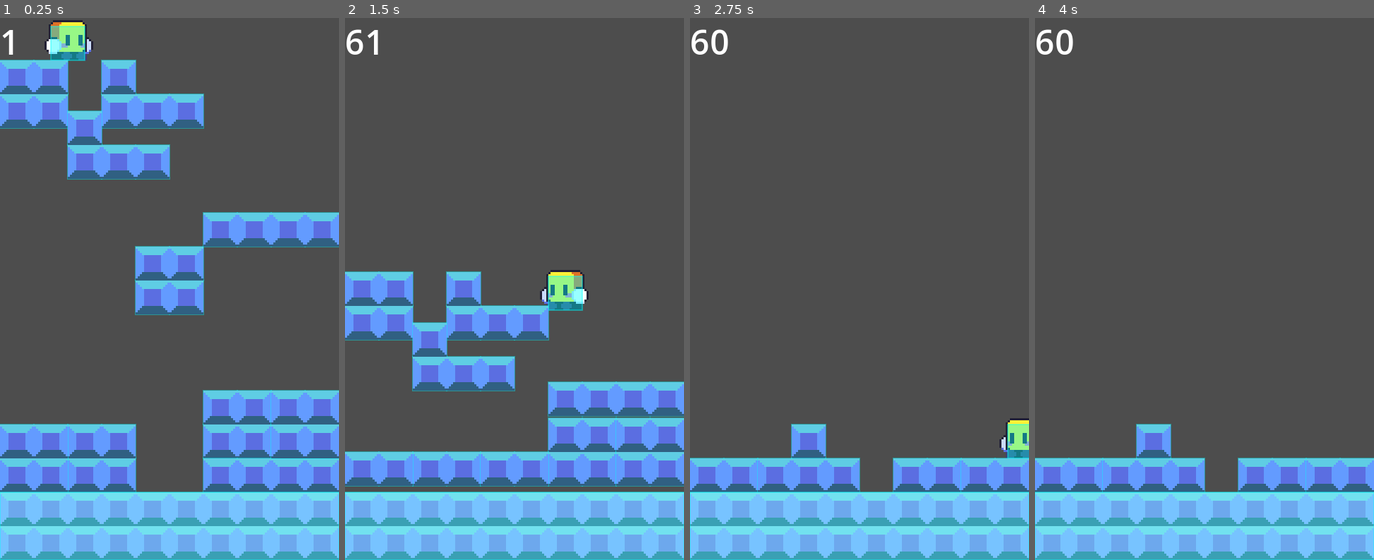
Above: before the commit, frames 1-4 (left to right).
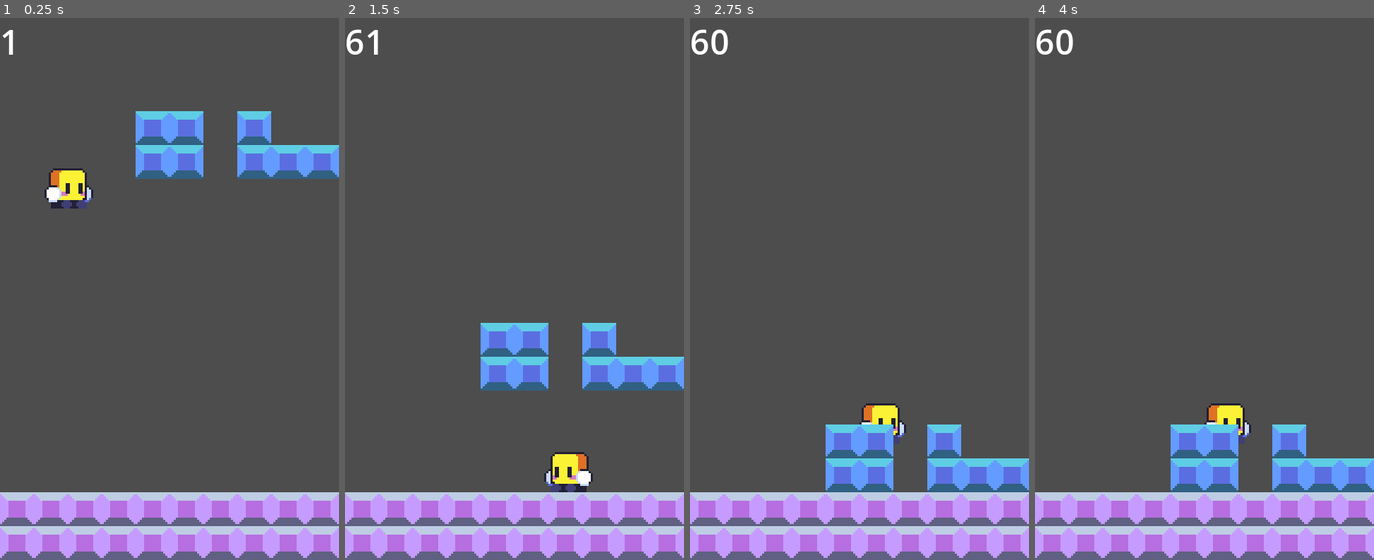
Above: after the commit, the same moments.

Repository: byd14/tetro
Game: Godot game, scene res://WORLD.tscn
The game is run twice, just before and just after one commit, with the same random seed, the same clock (stepped at 60 frames per second) and the same inputs.
Inputs (mouse positions are in pixels of both pictures, inside the frame that each line leads up to):
- Up to frame 1 (0.25 s): no input
- Up to frame 2 (1.5 s): move the mouse to (589, 261) at 0.52 s; hold D (input_right) 0.53-1.28 s; click (589, 261) at 0.6 s; tap W (input_jump) at 0.77 s; move the mouse to (446, 316) at 1.27 s; hold A (input_left) from 1.28 s (still down); click (446, 316) at 1.35 s
- Up to frame 3 (2.75 s): tap W (input_jump) at 1.52 s; move the mouse to (893, 169) at 2.02 s; release A (input_left) at 2.03 s; hold D (input_right) from 2.03 s (still down); tap Q (input_test) at 2.1 s; click (893, 169) at 2.3 s
- Up to frame 4 (4 s): move the mouse to (1187, 397) at 2.77 s; click (1187, 397) at 2.85 s; tap W (input_jump) at 3.02, 3.77 s; tap Enter at 3.5 s; move the mouse to (1306, 370) at 3.52 s; release D (input_right) at 3.53 s; hold A (input_left) from 3.53 s (still down); click (1306, 370) at 3.6 s

The runs differ from the first frame. In frame 1, 43% of the frame differs, in the area x 0-100%, y 0-100%; in frame 2, 35%; in frame 3, 20%; in frame 4, 19%.

Commit message:
blocks vol.2

Diff:
--- a/CORE/CollisionShape.gd
+++ b/CORE/CollisionShape.gd
@@ -20,14 +20,14 @@
 		add_to_group(ObjectType)
 
 func _draw():
-	#if Engine.is_editor_hint():
+	if Engine.is_editor_hint():
 		for box in Shape:
 			draw_rect(box, DebugColor)
 			draw_rect(box, DebugColor, false, 0.5)
 
 # Called every frame. 'delta' is the elapsed time since the previous frame.
 func _process(_delta):
-	#if Engine.is_editor_hint():
+	if Engine.is_editor_hint():
 		queue_redraw()
 
 func get_box_world(box : Rect2i, offset : Vector2i = Vector2i.ZERO) -> Rect2i:
--- a/WORLD.tscn
+++ b/WORLD.tscn
@@ -6,7 +6,6 @@
 [ext_resource type="PackedScene" uid="uid://brvsnl1t8t25d" path="res://tetro/tetro.tscn" id="4_da0lx"]
 [ext_resource type="PackedScene" uid="uid://cg7dmiiweeaqs" path="res://CORE/CollisionRect.tscn" id="5_2c557"]
 [ext_resource type="PackedScene" uid="uid://cx0pomk5jmxbu" path="res://blocks/block_O.tscn" id="6_tibkk"]
-[ext_resource type="PackedScene" uid="uid://jawg5gp64jr6" path="res://blocks/block_I.tscn" id="7_x6p5f"]
 [ext_resource type="PackedScene" uid="uid://b5uyd2tdfd02u" path="res://blocks/block_J.tscn" id="8_1dngh"]
 
 [node name="Node2D" type="Node2D"]
@@ -15,9 +14,10 @@
 offset_right = 40.0
 offset_bottom = 23.0
 script = ExtResource("2_o7sp4")
+metadata/_edit_use_anchors_ = true
 
 [node name="tetro" parent="." instance=ExtResource("4_da0lx")]
-position = Vector2(24, -8)
+position = Vector2(24, 32)
 
 [node name="layout" type="Node" parent="."]
 
@@ -34,31 +34,7 @@
 Rect = Rect2i(0, 0, 160, 32)
 
 [node name="block" parent="." instance=ExtResource("6_tibkk")]
-position = Vector2(96, 192)
+position = Vector2(80, 40)
 
-[node name="block2" parent="." instance=ExtResource("6_tibkk")]
-position = Vector2(32, 208)
-
-[node name="block3" parent="." instance=ExtResource("6_tibkk")]
-position = Vector2(0, 16)
-
-[node name="block4" parent="." instance=ExtResource("6_tibkk")]
-position = Vector2(64, 104)
-
-[node name="block5" parent="." instance=ExtResource("7_x6p5f")]
-position = Vector2(96, 208)
-
-[node name="block6" parent="." instance=ExtResource("8_1dngh")]
-position = Vector2(48, 16)
-
-[node name="block7" parent="." instance=ExtResource("6_tibkk")]
-position = Vector2(128, 192)
-
-[node name="block8" parent="." instance=ExtResource("6_tibkk")]
-position = Vector2(0, 208)
-
-[node name="block9" parent="." instance=ExtResource("7_x6p5f")]
-position = Vector2(96, 72)
-
-[node name="block10" parent="." instance=ExtResource("8_1dngh")]
-position = Vector2(32, 40)
+[node name="block2" parent="." instance=ExtResource("8_1dngh")]
+position = Vector2(136, 48)
--- a/blocks/block.gd
+++ b/blocks/block.gd
@@ -2,14 +2,18 @@
 class_name Block
 extends Actor
 
-enum BLK_State {FALL, REST, FOLLOW}
+enum BLK_State {FALL, REST, FREEZE, FOLLOW}
 var state : BLK_State = BLK_State.FALL
 
 const FALL_SPEED : int = 80
+const FOLLOW_CONTRACTION : int = 15
+
+@onready var image_origin : Node2D = $image_origin
 
 var BlockTexture : Texture2D = preload("res://assets/block.png")
 var BoxSpriteDict : Dictionary
 var reshape_queued : bool = false
+var carry : Actor = null
 
 # Called when the node enters the scene tree for the first time.
 func _ready():
@@ -17,7 +21,7 @@
 	for box in Collision.Shape:
 		var temp : Sprite2D = Sprite2D.new()
 		temp.texture = BlockTexture
-		add_child(temp)
+		image_origin.add_child(temp)
 		temp.move_local_x(8 + box.position.x); temp.move_local_y(8 + box.position.y)
 		BoxSpriteDict[box.position] = temp
 	velocity.y = FALL_SPEED
@@ -31,6 +35,9 @@
 					sleep()
 				else:
 					collision_move(velocity, delta)
+			BLK_State.FOLLOW:
+					velocity = ((carry.global_position + Vector2(8, -24)) - global_position) * FOLLOW_CONTRACTION
+					velocity *= collision_move(velocity, delta)
 			BLK_State.REST:
 				if Collision.Shape.is_empty():
 					queue_free()
@@ -50,3 +57,18 @@
 	for box in Collision.Shape:
 		var wbox_pos : Vector2i = Collision.get_box_world(box).position
 		BACKYARD.BlockMap.erase(wbox_pos)
+
+func freeze(new_freeze : bool = true):
+	velocity = Vector2.ZERO
+	if new_freeze:
+		state = BLK_State.FREEZE
+	else:
+		state = BLK_State.FALL
+		velocity.y = FALL_SPEED
+
+func follow(new_carry : Actor):
+	carry = new_carry
+	Collision.remove_from_group(Collision.ObjectType)
+	platform = false
+	velocity = Vector2.ZERO
+	state = BLK_State.FOLLOW
--- a/blocks/block.tscn
+++ b/blocks/block.tscn
@@ -8,3 +8,5 @@
 
 [node name="CollisionShape" parent="." index="0"]
 ObjectType = &"Block"
+
+[node name="image_origin" type="Node2D" parent="." index="1"]
--- a/blocks/block_I.tscn
+++ b/blocks/block_I.tscn
@@ -6,12 +6,13 @@
 [node name="block" instance=ExtResource("1_wkqjt")]
 
 [node name="CollisionRect" parent="CollisionShape" index="0" instance=ExtResource("2_sx7dp")]
+Rect = Rect2i(-32, -16, 16, 16)
 
 [node name="CollisionRect2" parent="CollisionShape" index="1" instance=ExtResource("2_sx7dp")]
-Rect = Rect2i(16, 0, 16, 16)
+Rect = Rect2i(-16, -16, 16, 16)
 
 [node name="CollisionRect3" parent="CollisionShape" index="2" instance=ExtResource("2_sx7dp")]
-Rect = Rect2i(32, 0, 16, 16)
+Rect = Rect2i(0, -16, 16, 16)
 
 [node name="CollisionRect4" parent="CollisionShape" index="3" instance=ExtResource("2_sx7dp")]
-Rect = Rect2i(48, 0, 16, 16)
+Rect = Rect2i(16, -16, 16, 16)
--- a/blocks/block_J.tscn
+++ b/blocks/block_J.tscn
@@ -6,12 +6,13 @@
 [node name="block" instance=ExtResource("1_taua0")]
 
 [node name="CollisionRect" parent="CollisionShape" index="0" instance=ExtResource("2_0twtr")]
+Rect = Rect2i(-24, -24, 16, 16)
 
 [node name="CollisionRect2" parent="CollisionShape" index="1" instance=ExtResource("2_0twtr")]
-Rect = Rect2i(16, 0, 16, 16)
+Rect = Rect2i(-24, -8, 16, 16)
 
 [node name="CollisionRect3" parent="CollisionShape" index="2" instance=ExtResource("2_0twtr")]
-Rect = Rect2i(32, 0, 16, 16)
+Rect = Rect2i(-8, -8, 16, 16)
 
 [node name="CollisionRect4" parent="CollisionShape" index="3" instance=ExtResource("2_0twtr")]
-Rect = Rect2i(0, -16, 16, 16)
+Rect = Rect2i(8, -8, 16, 16)
--- a/blocks/block_L.tscn
+++ b/blocks/block_L.tscn
@@ -6,12 +6,13 @@
 [node name="block" instance=ExtResource("1_336vr")]
 
 [node name="CollisionRect" parent="CollisionShape" index="0" instance=ExtResource("2_j56i3")]
+Rect = Rect2i(-24, -8, 16, 16)
 
 [node name="CollisionRect2" parent="CollisionShape" index="1" instance=ExtResource("2_j56i3")]
-Rect = Rect2i(16, 0, 16, 16)
+Rect = Rect2i(-8, -8, 16, 16)
 
 [node name="CollisionRect3" parent="CollisionShape" index="2" instance=ExtResource("2_j56i3")]
-Rect = Rect2i(32, 0, 16, 16)
+Rect = Rect2i(8, -8, 16, 16)
 
 [node name="CollisionRect4" parent="CollisionShape" index="3" instance=ExtResource("2_j56i3")]
-Rect = Rect2i(32, -16, 16, 16)
+Rect = Rect2i(8, -24, 16, 16)
--- a/blocks/block_O.tscn
+++ b/blocks/block_O.tscn
@@ -6,12 +6,12 @@
 [node name="block" instance=ExtResource("1_ex8tb")]
 
 [node name="CollisionRect" parent="CollisionShape" index="0" instance=ExtResource("2_kovsu")]
+Rect = Rect2i(-16, -16, 16, 16)
 
 [node name="CollisionRect2" parent="CollisionShape" index="1" instance=ExtResource("2_kovsu")]
-Rect = Rect2i(16, 0, 16, 16)
+Rect = Rect2i(0, -16, 16, 16)
 
 [node name="CollisionRect3" parent="CollisionShape" index="2" instance=ExtResource("2_kovsu")]
-Rect = Rect2i(0, -16, 16, 16)
+Rect = Rect2i(-16, 0, 16, 16)
 
 [node name="CollisionRect4" parent="CollisionShape" index="3" instance=ExtResource("2_kovsu")]
-Rect = Rect2i(16, -16, 16, 16)
--- a/tetro/tetro.gd
+++ b/tetro/tetro.gd
@@ -17,6 +17,7 @@
 
 var is_grounded : bool
 var target : Vector2
+var block_load : Block = null
 
 # Called when the node enters the scene tree for the first time.
 func _ready():
@@ -49,10 +50,11 @@
 			velocity.x = move_toward(velocity.x, direction * SPEED, (ACCELERATION if direction != 0 else FRICTION) * delta)
 			velocity.y += get_gravity() * delta
 		TTR_State.HOOK:
-			if (global_position + Vector2(8, 8)).distance_to(target) > 15:
-				velocity = (target - (global_position + Vector2(8, 8))) * HOOK_CONTRACTION
-			else:
-				velocity = Vector2.ZERO
+			velocity = (target - (global_position + Vector2(8, 8))) * HOOK_CONTRACTION
+			var reach = BACKYARD.collision_check(Collision, ["Block"], velocity.normalized() * 8)
+			if reach:
+				block_load.freeze(false)
+				reach.get_parent().follow(self)
 				state = TTR_State.IDLE
 
 	image.flip_h = target.x < global_position.x + 8
@@ -72,5 +74,7 @@
 		if ray && ray.get_parent():
 			if ray.get_parent() == block.get_parent():
 				print("hook")
+				block_load = ray.get_parent() as Block
+				block_load.freeze()
 				state = TTR_State.HOOK
 				target = BACKYARD.collision_ray(tetro_centre, point - tetro_centre, null, ["Block"], true)
Not shown: 1 places in WORLD.tscn that only renumber resources
